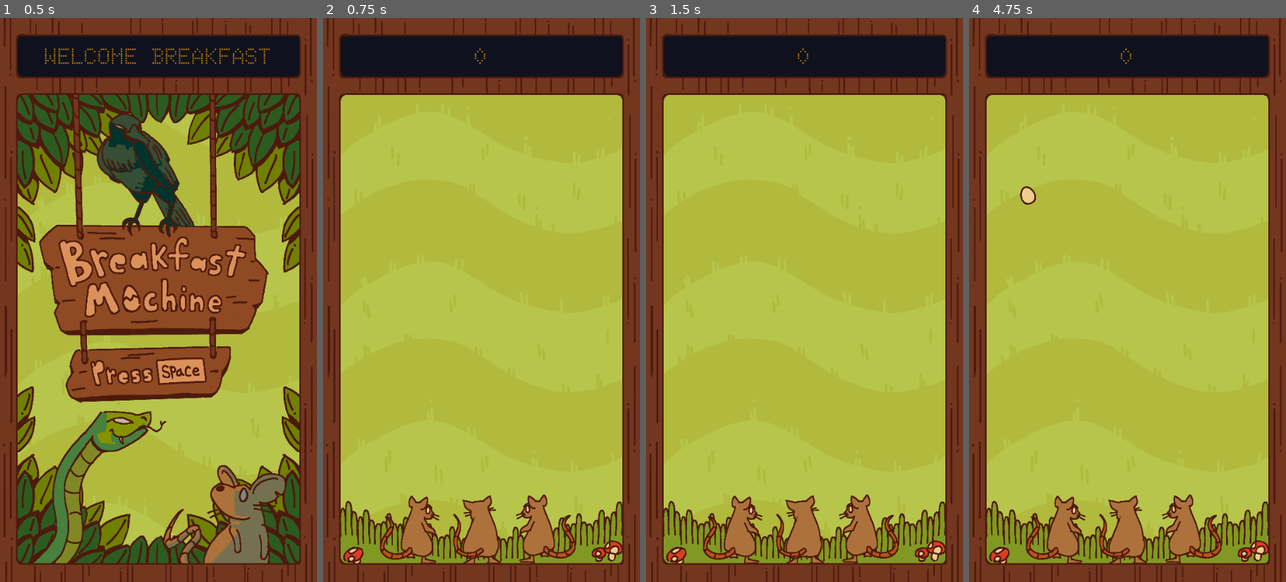
Above: before the commit, frames 1-4 (left to right).
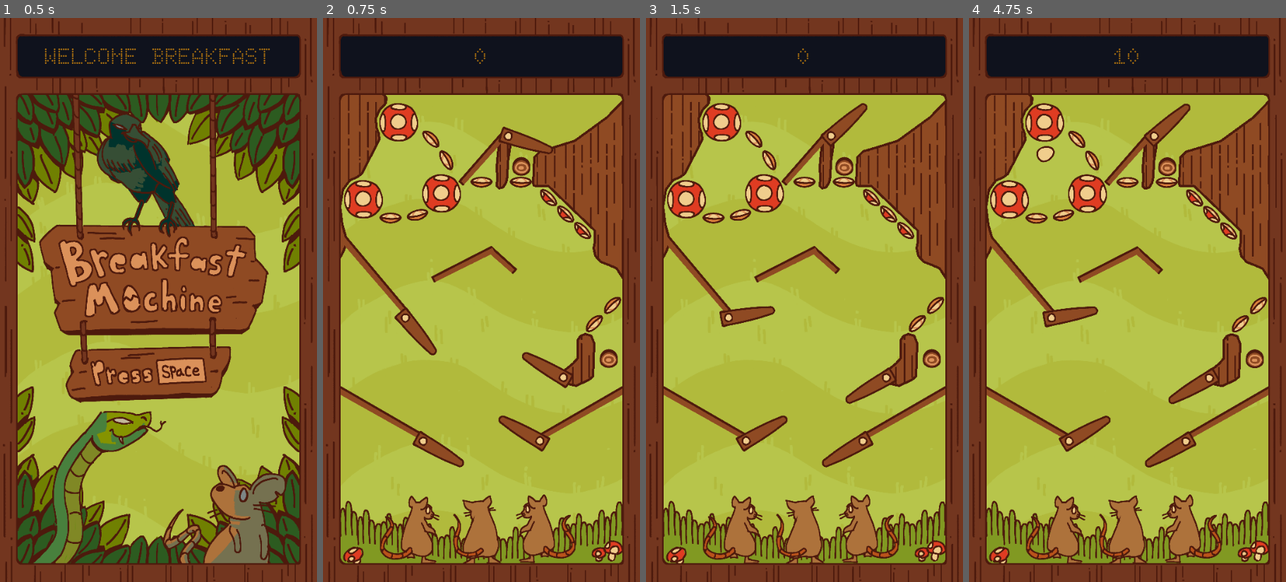
Above: after the commit, the same moments.

Repository: Lilacqualia/gjtnp-gjenp
Game: Godot game, scene res://scenes/conductor.tscn
The game is run twice, just before and just after one commit, with the same random seed, the same clock (stepped at 60 frames per second) and the same inputs.
Inputs:
- Up to frame 1 (0.5 s): no input
- Up to frame 2 (0.75 s): tap Enter at 0.5 s; hold D (Right Flipper) from 0.53 s (still down); hold Space (Start Game) from 0.53 s (still down)
- Up to frame 3 (1.5 s): release D (Right Flipper) at 1.28 s; release Space (Start Game) at 1.28 s; hold A (Left Flipper) from 1.28 s (still down); tap Space (Start Game) at 1.35 s
- Up to frame 4 (4.75 s): tap Space (Start Game) at 2, 2.85, 3.5, 4.35 s; release A (Left Flipper) at 2.03 s; hold Space (Start Game) 2.03-2.78 s; hold D (Right Flipper) 2.03-3.53 s; hold Space (Start Game) 3.53-4.28 s; hold A (Left Flipper) from 3.53 s (still down)

Frame 1 is identical in both runs. In frame 2, 15% of the frame differs, in the area x 5-95%, y 13-80%; in frame 3, 15%; in frame 4, 15%, in the area x 5-95%, y 5-80%.

Commit message:
Reset scroll from debug position.

Diff:
--- a/src/scenes/table_forest.tscn
+++ b/src/scenes/table_forest.tscn
@@ -21,7 +21,7 @@
 NextTable = 4
 
 [node name="ScrollableElements" type="Node2D" parent="." unique_id=336700636]
-position = Vector2(-150, 2638)
+position = Vector2(-150, 800)
 
 [node name="ScrollStop" type="Marker2D" parent="ScrollableElements" unique_id=323768861]
 position = Vector2(389, -2887)
